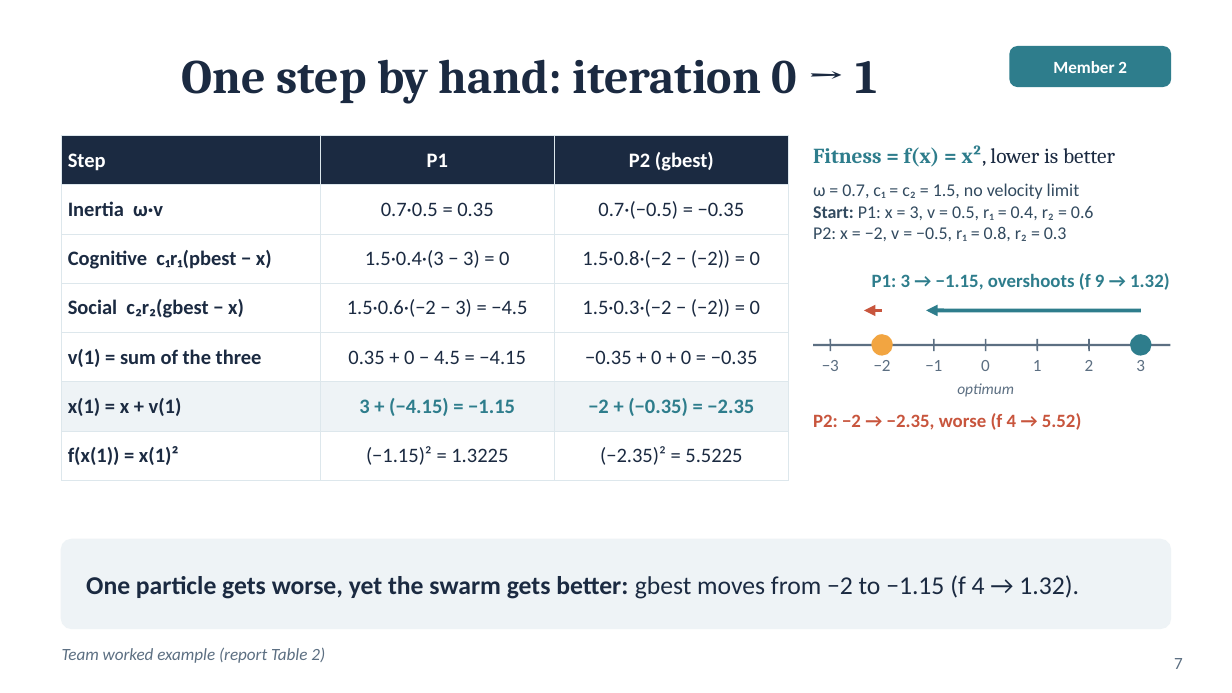
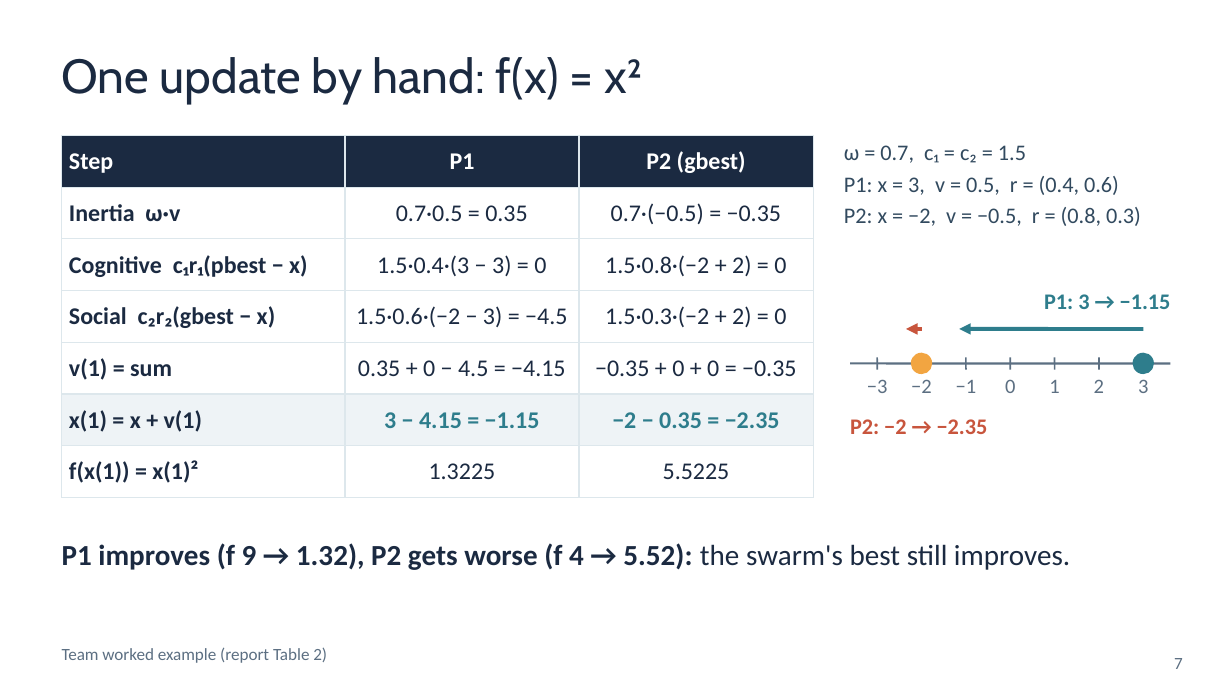
Before and after one commit to huynhhuuphucminh/Seminar-AI, a slide deck: slide 7 of slides/Slide_Seminar_PSO.pptx. Drawn at 1232x693 pixels with LibreOffice and Linux fonts; fonts in the diff are those of the drawing. Boxes give left, top, right and bottom in pixels: in the first picture for what was removed or moved away, otherwise in the second. Text is boxed around its words. In the diff, an @@ line names an element or a change of style, - is before the commit and + after.

```diff
--- a/slides/Slide_Seminar_PSO.pptx
+++ b/slides/Slide_Seminar_PSO.pptx
@@ text at (62, 57, 642, 104): text changed; font Cambria to Cabin; bold off @@
-One step by hand: iteration 0 → 1
+One update by hand: f(x) = x²
@@ rounded rectangle removed at (1010, 47, 1170, 86) @@
@@ text removed at (1053, 61, 1127, 73) @@
-Member 2
@@ table at (62, 136, 813, 487) @@
-row 3, column 3: 1.5·0.8·(−2 − (−2)) = 0
+row 3, column 3: 1.5·0.8·(−2 + 2) = 0
-row 4, column 3: 1.5·0.3·(−2 − (−2)) = 0
+row 4, column 3: 1.5·0.3·(−2 + 2) = 0
-row 5, column 1: v(1) = sum of the three
+row 5, column 1: v(1) = sum
-row 6, column 2: 3 + (−4.15) = −1.15
+row 6, column 2: 3 − 4.15 = −1.15
-row 6, column 3: −2 + (−0.35) = −2.35
+row 6, column 3: −2 − 0.35 = −2.35
-row 7, column 2: (−1.15)² = 1.3225
+row 7, column 2: 1.3225
-row 7, column 3: (−2.35)² = 5.5225
+row 7, column 3: 5.5225
@@ size 12 to 14 pt in "Step", "P1", "P2 (gbest)", "Inertia ω·v" and 10 more places @@
@@ table: place and size @@
-table at (62, 136, 788, 469)
+table at (62, 136, 813, 487)
@@ text removed at (813, 145, 1115, 167) @@
-Fitness = f(x) = x², lower is better
@@ text at (844, 145, 1141, 226): text changed; size 10.5 to 13 pt @@
-ω = 0.7, c₁ = c₂ = 1.5, no velocity limit
-Start: P1: x = 3, v = 0.5, r₁ = 0.4, r₂ = 0.6
-P2: x = −2, v = −0.5, r₁ = 0.8, r₂ = 0.3
+ω = 0.7, c₁ = c₂ = 1.5
+P1: x = 3, v = 0.5, r = (0.4, 0.6)
+P2: x = −2, v = −0.5, r = (0.8, 0.3)
@@ text at (1044, 294, 1171, 309): text changed; size 11 to 13 pt @@
-P1: 3 → −1.15, overshoots (f 9 → 1.32)
+P1: 3 → −1.15
@@ 1 text, 1 ellipse, 1 arrow: place and size @@
-1 text, 1 ellipse, 1 arrow at (864, 310, 892, 371)
+1 text, 1 ellipse, 1 arrow at (906, 329, 932, 393)
@@ arrow moved from (926, 310) - (1141, 310) to (960, 329) - (1143, 329) @@
@@ line moved from (882, 339) - (882, 351) to (877, 357) - (877, 370) @@
@@ line moved from (934, 339) - (934, 351) to (922, 357) - (922, 370) @@
@@ line moved from (986, 339) - (986, 351) to (966, 357) - (966, 370) @@
@@ line moved from (830, 339) - (830, 351) to (1010, 357) - (1010, 370) @@
@@ line moved from (1037, 339) - (1037, 351) to (1055, 357) - (1055, 370) @@
@@ line moved from (1089, 339) - (1089, 351) to (1099, 357) - (1099, 370) @@
@@ ellipse: place and size @@
-ellipse at (1131, 335, 1151, 355)
+ellipse at (1133, 354, 1153, 373)
@@ line moved from (1141, 339) - (1141, 351) to (1143, 357) - (1143, 370) @@
@@ line moved from (813, 345) - (1170, 345) to (850, 363) - (1170, 363) @@
@@ size 10 to 12 pt in 7 elements at (1138, 379, 1148, 393), (1094, 379, 1104, 393), (1049, 380, 1059, 393), (1005, 379, 1015, 393), (956, 380, 977, 393), (911, 379, 932, 393), (867, 379, 888, 393) @@
@@ text "−3": place and size @@
-text "−3" at (822, 360, 839, 371)
+text "−3" at (867, 379, 888, 393)
@@ text "−1": place and size @@
-text "−1" at (925, 360, 942, 371)
+text "−1" at (956, 380, 977, 393)
@@ text removed at (957, 383, 1014, 397) @@
-optimum
@@ text "0": place and size @@
-text "0" at (981, 360, 990, 371)
+text "0" at (1005, 379, 1015, 393)
@@ text "1": place and size @@
-text "1" at (1033, 360, 1042, 371)
+text "1" at (1049, 380, 1059, 393)
@@ text "2": place and size @@
-text "2" at (1085, 360, 1094, 371)
+text "2" at (1094, 379, 1104, 393)
@@ text "3": place and size @@
-text "3" at (1136, 360, 1145, 371)
+text "3" at (1138, 379, 1148, 393)
@@ text at (850, 419, 988, 434): text changed; size 11 to 13 pt @@
-P2: −2 → −2.35, worse (f 4 → 5.52)
+P2: −2 → −2.35
@@ rounded rectangle removed at (62, 540, 1170, 628) @@
@@ text added at (62, 543, 1070, 570), 17 pt, text #1B2A41, bold @@
+P1 improves (f 9 → 1.32), P2 gets worse (f 4 → 5.52): the swarm's best still improves.
@@ text removed at (86, 575, 1079, 599) @@
-One particle gets worse, yet the swarm gets better: gbest moves from −2 to −1.15 (f 4 → 1.32).
@@ text "Team worked example (report Table ..." at (62, 647, 327, 663): italic off @@
```
Also in this commit, not shown: 18 other slides changed, 2 other files.
